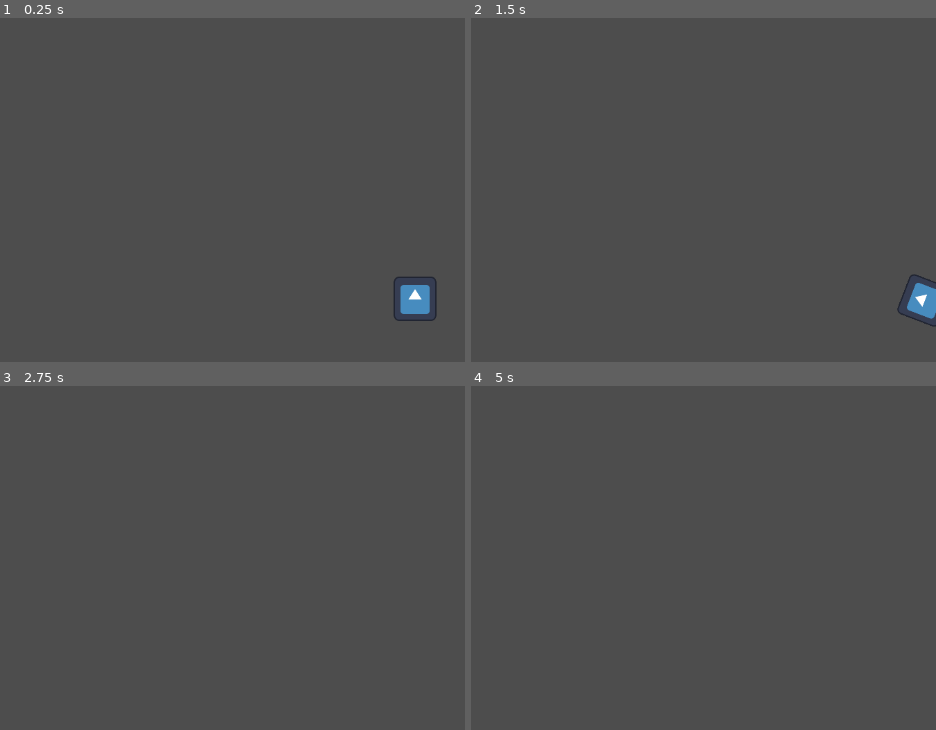
Above: before the commit, frames 1-4 (two rows, left to right).
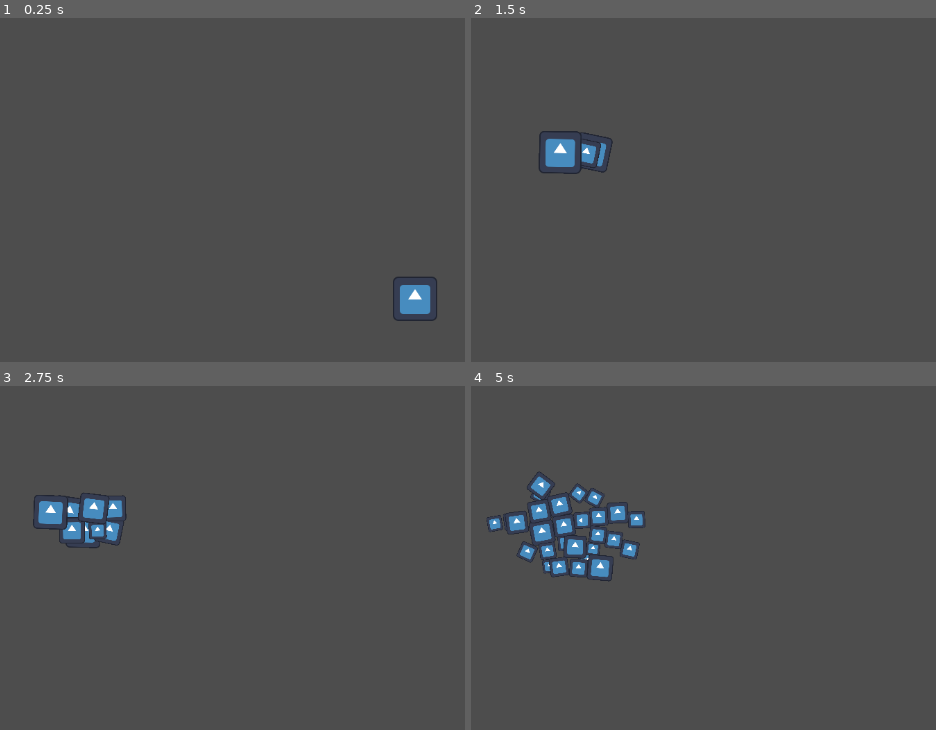
Above: after the commit, the same moments.

Repository: EnesCoder/Microscale
Game: Godot game, scene res://game.tscn
The game is run twice, just before and just after one commit, with the same random seed, the same clock (stepped at 60 frames per second) and the same inputs. The engine's default icon, where the game draws it, is replaced by a stand-in: a white triangle on a blue panel in a dark square.
Inputs (mouse positions are in pixels of both pictures, inside the frame that each line leads up to):
- Up to frame 1 (0.25 s): no input
- Up to frame 2 (1.5 s): tap Enter at 0.5 s; move the mouse to (712, 117) at 0.52 s; hold D (right) 0.53-1.28 s; tap Ctrl (split, bound only after the commit) at 0.6, 1.35 s; move the mouse to (outside the picture) at 1.27 s; hold S (down) from 1.28 s (still down)
- Up to frame 3 (2.75 s): move the mouse to (144, 410) at 2.02 s; release S (down) at 2.03 s; hold D (right) from 2.03 s (still down); tap Ctrl (split, bound only after the commit) at 2.1 s
- Up to frame 4 (5 s): move the mouse to (494, 599) at 2.77 s; release D (right) at 2.78 s; hold Space (thrust) 2.78-3.53 s; tap Ctrl (split, bound only after the commit) at 2.85, 3.6, 4.35 s; move the mouse to (777, 575) at 3.52 s; hold A (left) from 3.53 s (still down); move the mouse to (outside the picture) at 4.27 s

The runs differ from the first frame. In frame 1, 0.1% of the frame differs, in the area x 84-94%, y 75-88%; in frame 2, 1.7%; in frame 3, 1.7%; in frame 4, 3.6%, in the area x 3-38%, y 25-57%.

Commit message:
Connection
Changed how cells connect, fixed camera zoom

Diff:
--- a/Microscale/camera.gd
+++ b/Microscale/camera.gd
@@ -1,23 +1,35 @@
 extends Camera2D
 
-func interpolate_zoom(delta):
+@export var split_zoom_threshold = 2
+
+func interpolate_zoom(delta, where_to_zoom):
+	var initial_pos = global_position
 	var initial_zoom = zoom
 	var zoomed_in = false
+	var dist = where_to_zoom - initial_pos
+	print(global_position)
+	print(where_to_zoom)
 	while not zoomed_in:
-		zoom += Vector2(2, 2) * delta
-		if zoom.x > 2:
+		global_position = lerp(global_position, where_to_zoom, delta*(dist.length()/200))
+		#zoom += Vector2(380/dist.length(), 380/dist.length()) * delta
+		#if zoom.x > split_zoom_threshold:
+		#	zoomed_in = true
+		if where_to_zoom - global_position < Vector2.ONE:
 			zoomed_in = true
 		await get_tree().create_timer(delta).timeout
 	await get_tree().create_timer(1.0).timeout
 	while zoomed_in:
-		zoom -= Vector2(2, 2) * delta
-		if zoom.x < initial_zoom.x:
-			zoom = initial_zoom
+		global_position = lerp(global_position, initial_pos, delta*(dist.length()/200))
+		#zoom -= Vector2(2, 2) * delta
+		#if zoom.x < initial_zoom.x:
+		#	zoom = initial_zoom
+		if global_position == initial_pos:
 			zoomed_in = false
 		await get_tree().create_timer(delta).timeout
+	print(global_position)
 
 func _ready():
 	pass
 
-func _process(delta):
+func _process(_delta):
 	pass
--- /dev/null
+++ b/Microscale/game.gd
@@ -0,0 +1,7 @@
+extends Node2D
+
+func _ready():
+	Global.first_cell = get_node("Player")
+
+func _process(delta):
+	pass
--- a/Microscale/game.tscn
+++ b/Microscale/game.tscn
@@ -1,12 +1,15 @@
-[gd_scene load_steps=3 format=3 uid="uid://dn3nd737sk3wg"]
+[gd_scene load_steps=4 format=3 uid="uid://dn3nd737sk3wg"]
 
 [ext_resource type="PackedScene" uid="uid://cxge76twrgpg8" path="res://player.tscn" id="1_musse"]
+[ext_resource type="Script" path="res://game.gd" id="1_yb2qq"]
 [ext_resource type="Script" path="res://camera.gd" id="2_8fwsx"]
 
 [node name="Game" type="Node2D"]
+script = ExtResource("1_yb2qq")
 
-[node name="Player" parent="." instance=ExtResource("1_musse")]
+[node name="Player" parent="." groups=["Player_cells"] instance=ExtResource("1_musse")]
 position = Vector2(504, 227)
+angular_damp = 20.0
 
 [node name="Camera2D" type="Camera2D" parent="."]
 script = ExtResource("2_8fwsx")
--- /dev/null
+++ b/Microscale/global.gd
@@ -0,0 +1,3 @@
+extends Node
+
+var first_cell : RigidBody2D
--- a/Microscale/player.gd
+++ b/Microscale/player.gd
@@ -1,38 +1,81 @@
 extends RigidBody2D
 
-@export var move_force = 80
-@export var thrust_force = 200
-@export var max_lin_vel = 200
-@export var max_ang_vel = 100
+@export var move_force = 100
+@export var thrust_force = 220
 var mouse_pos : Vector2
 var can_thrust = true
+var splitting = false
+var rotation_force : Vector2
+var connection_j : DampedSpringJoint2D
+@onready var meant_scale = $Sprite2D.scale
+const split_dist = 140
 
 func _ready():
-	pass
+	add_to_group("Player_cells")
+
+	const min_force_dvdr = 2
+	var rot_rand1 = randi_range(-move_force, -move_force/min_force_dvdr)
+	var rot_rand2 = randi_range(move_force/min_force_dvdr, move_force)
+	rotation_force = Vector2(randi_range(rot_rand1, rot_rand2), randi_range(rot_rand1, rot_rand2))
+
+func Rotate_physically(force, delta):
+	const rot_dvdr = 12
+	angular_velocity -= (force.x/rot_dvdr + force.y/(rot_dvdr-7)) * delta
+
+func Scale(scalar : Vector2):
+	$Sprite2D.scale += scalar
+	$CollisionShape2D.scale += scalar
+	$CollisionChecker.scale += scalar
+	meant_scale = $Sprite2D.scale
+
+func Scale_to(new_scale : Vector2):
+	$Sprite2D.scale = new_scale
+	$CollisionShape2D.scale = new_scale
+	$CollisionChecker.scale = new_scale
+	meant_scale = $Sprite2D.scale
 
 func Split(delta):
-	var initial_lin_vel = linear_velocity
-	var initial_ang_vel = angular_velocity
-	angular_velocity = 0
-	linear_velocity = Vector2(0, 0)
+	# setup
+	splitting = true
+	for cell in get_tree().get_nodes_in_group("Player_cells"):
+		cell.linear_velocity = Vector2.ZERO
+		cell.angular_velocity = 0
 
-	get_parent().get_node("Camera2D").interpolate_zoom(delta)
+	# zoom to the split
+	get_parent().get_node("Camera2D").interpolate_zoom(delta, global_position)
 
-	$CollisionShape2D.disabled = true
+	# create the new cell
 	var new_cell = duplicate()
+	new_cell.z_index = -1
+	new_cell.Scale(Vector2(-0.1, -0.1))
 	new_cell.get_node("CollisionShape2D").disabled = true
+	print(new_cell.get_node("Sprite2D").scale)
 	get_parent().add_child(new_cell)
 
-	await get_tree().create_timer(0.6).timeout
+	# wait a bit
+	await get_tree().create_timer(0.7).timeout
 
-	while abs(new_cell.global_position.x - global_position.x) < 80:
+	# split and scale down
+	while abs(new_cell.global_position.x - global_position.x) < split_dist*meant_scale.x:
+		if meant_scale.x > meant_scale.x-0.1: Scale(Vector2(-delta*0.1, -delta*0.1))
+		else: Scale_to(Vector2(meant_scale.x-0.1, meant_scale.x-0.1))
 		new_cell.global_position += Vector2(delta * 70, 0)
 		await get_tree().create_timer(delta).timeout
 
-	$CollisionShape2D.disabled = false
+	connection_j = DampedSpringJoint2D.new()
+	connection_j.length = 22
+	connection_j.stiffness = 0.2
+	connection_j.bias = 3
+	connection_j.disable_collision = false
+	connection_j.node_a = get_path()
+	connection_j.node_b = new_cell.get_path()
+	add_child(connection_j)
+	connection_j.global_position = global_position + Vector2(30, 0)
+
+	# finishesa
 	new_cell.get_node("CollisionShape2D").disabled = false
-	linear_velocity = initial_lin_vel
-	angular_velocity = initial_ang_vel
+	new_cell.z_index = 0
+	splitting = false
 
 func Thrust():
 	can_thrust = false
@@ -41,19 +84,26 @@
 	apply_impulse(thrust_dir * thrust_force)
 
 func _process(_delta):
-	mouse_pos = get_viewport().get_mouse_position()
-	clamp(linear_velocity.x, -max_lin_vel, max_lin_vel)
-	clamp(linear_velocity.y, -max_lin_vel, max_lin_vel)
-	clamp(angular_velocity, -max_ang_vel, max_ang_vel)
+	mouse_pos = get_parent().get_node("Camera2D").get_global_mouse_position()
 
 func _physics_process(delta):
 	var move_dir = (Input.get_vector("left", "right", "up", "down")).normalized()
 	var force = move_dir * move_force
-	apply_force(force, global_position)
-	if Input.is_action_just_pressed("thrust") and can_thrust:
-		Thrust()
-		await Split(delta)
-	# global position is the position in the world space / screen, and position is the local position which is the posiotion relative to the parent object
+	if not splitting:
+		apply_central_force(force)
+		if force:
+			Rotate_physically(rotation_force * move_dir.x, delta)
+		if Input.is_action_just_pressed("thrust") and can_thrust:
+			Thrust()
+	if Input.is_action_just_pressed("split"):
+		if meant_scale.x > 0.25:
+			await Split(delta)
 
 func _on_thrust_timer_timeout():
 	can_thrust = true
+
+func _on_collision_checker_body_entered(body):
+	pass
+
+func _on_collision_checker_body_exited(body):
+	pass
--- a/Microscale/player.tscn
+++ b/Microscale/player.tscn
@@ -1,27 +1,39 @@
-[gd_scene load_steps=4 format=3 uid="uid://cxge76twrgpg8"]
+[gd_scene load_steps=5 format=3 uid="uid://cxge76twrgpg8"]
 
 [ext_resource type="Script" path="res://player.gd" id="1_fajft"]
 [ext_resource type="Texture2D" uid="uid://0hj5n1jyjcmc" path="res://icon.svg" id="1_mly7d"]
 
 [sub_resource type="RectangleShape2D" id="RectangleShape2D_kj5qj"]
-size = Vector2(48, 50)
+size = Vector2(124, 120)
+
+[sub_resource type="RectangleShape2D" id="RectangleShape2D_biycm"]
+size = Vector2(298.042, 136)
 
 [node name="Player" type="RigidBody2D"]
 mass = 0.6
 gravity_scale = 0.0
-angular_damp = 16.513
+linear_damp = 0.4
 script = ExtResource("1_fajft")
 metadata/_edit_group_ = true
 
 [node name="Sprite2D" type="Sprite2D" parent="."]
-scale = Vector2(0.48, 0.5)
+scale = Vector2(0.5, 0.5)
 texture = ExtResource("1_mly7d")
 
 [node name="CollisionShape2D" type="CollisionShape2D" parent="."]
-scale = Vector2(1.2, 1.2)
+scale = Vector2(0.5, 0.5)
 shape = SubResource("RectangleShape2D_kj5qj")
 
 [node name="ThrustTimer" type="Timer" parent="."]
 wait_time = 3.5
 
+[node name="CollisionChecker" type="Area2D" parent="."]
+scale = Vector2(0.5, 0.5)
+
+[node name="CollisionShape2D" type="CollisionShape2D" parent="CollisionChecker"]
+scale = Vector2(0.456311, 1)
+shape = SubResource("RectangleShape2D_biycm")
+
 [connection signal="timeout" from="ThrustTimer" to="." method="_on_thrust_timer_timeout"]
+[connection signal="body_entered" from="CollisionChecker" to="." method="_on_collision_checker_body_entered"]
+[connection signal="body_exited" from="CollisionChecker" to="." method="_on_collision_checker_body_exited"]
--- a/Microscale/project.godot
+++ b/Microscale/project.godot
@@ -14,6 +14,10 @@
 run/main_scene="res://game.tscn"
 config/features=PackedStringArray("4.1", "GL Compatibility")
 config/icon="res://icon.svg"
+
+[autoload]
+
+Global="*res://global.gd"
 
 [input]
 
@@ -46,6 +50,11 @@
 "events": [Object(InputEventKey,"resource_local_to_scene":false,"resource_name":"","device":-1,"window_id":0,"alt_pressed":false,"shift_pressed":false,"ctrl_pressed":false,"meta_pressed":false,"pressed":false,"keycode":0,"physical_keycode":32,"key_label":0,"unicode":32,"echo":false,"script":null)
 ]
 }
+split={
+"deadzone": 0.5,
+"events": [Object(InputEventKey,"resource_local_to_scene":false,"resource_name":"","device":-1,"window_id":0,"alt_pressed":false,"shift_pressed":false,"ctrl_pressed":false,"meta_pressed":false,"pressed":false,"keycode":0,"physical_keycode":4194326,"key_label":0,"unicode":0,"echo":false,"script":null)
+]
+}
 
 [rendering]
 
